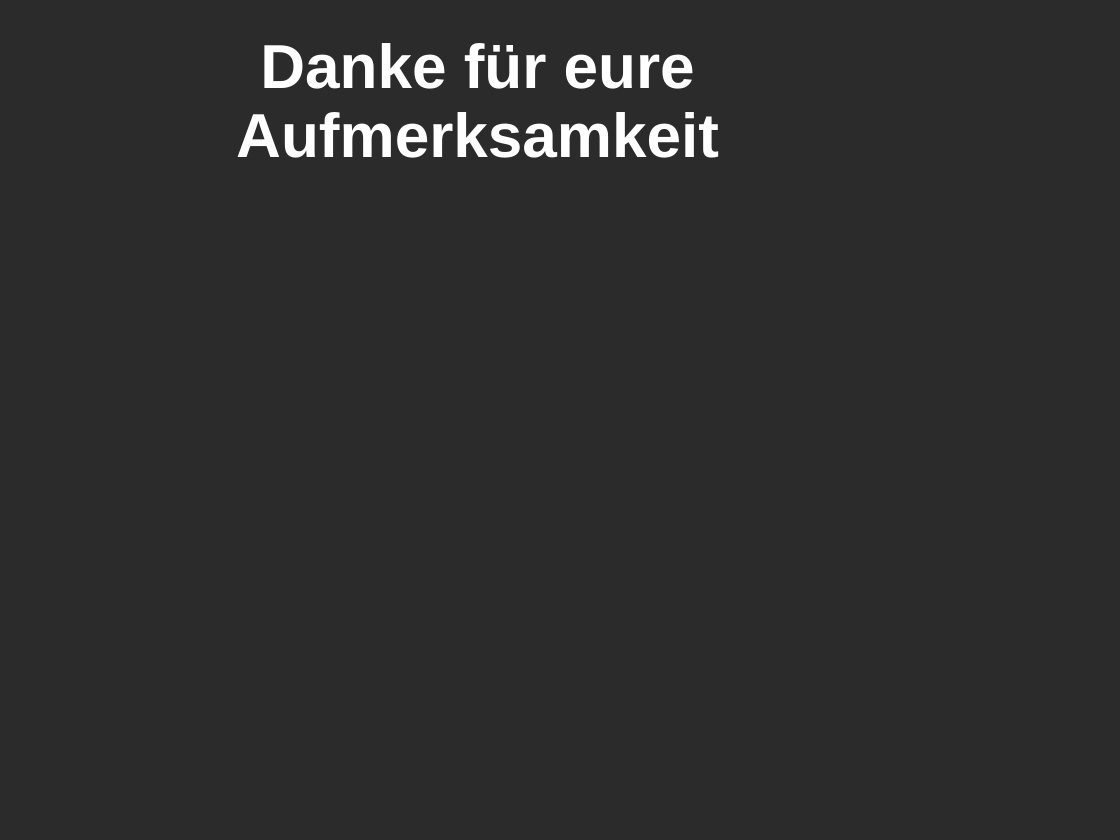
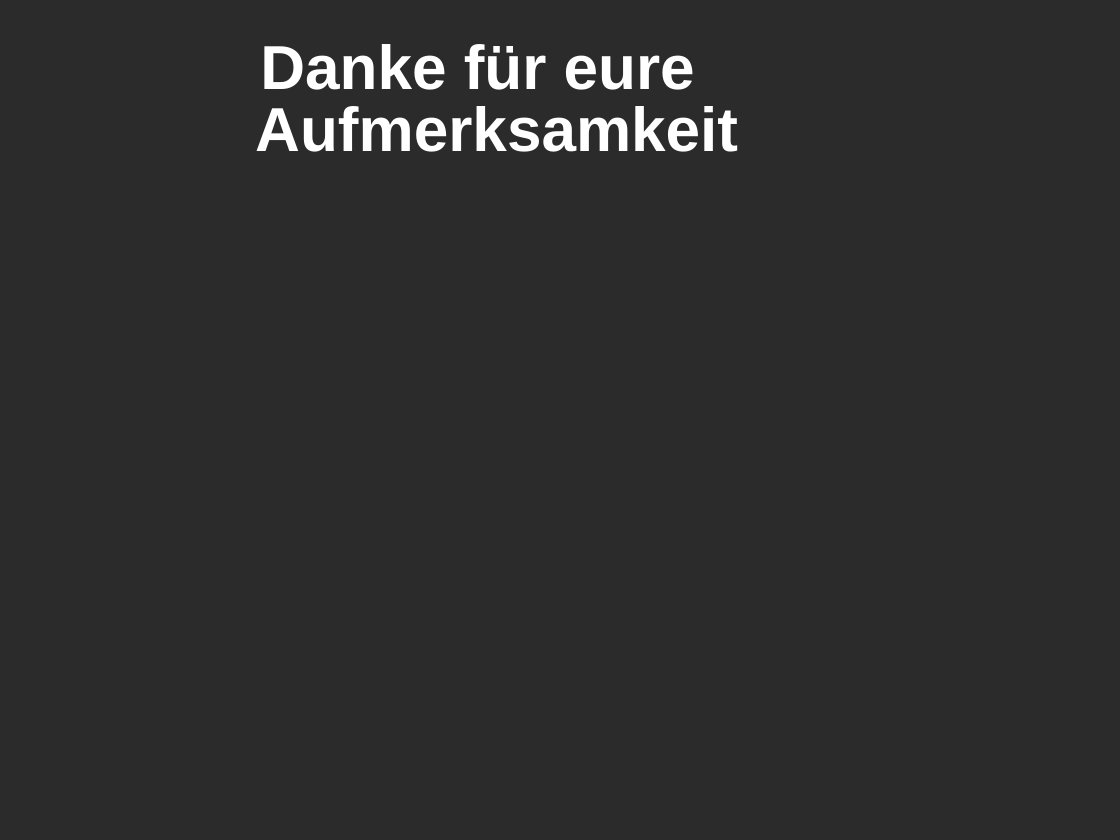
Before and after one commit to sprengmeister/IT10-t_SWE1_chess, a slide deck: slide 14 of Planung/Elaboration/elaboration.ppt. Drawn at 1120x840 pixels with LibreOffice and Linux fonts; fonts in the diff are those of the drawing; background and template pictures are left out; a plain dark background stands for a picture behind light text. Boxes give left, top, right and bottom in pixels: in the first picture for what was removed or moved away, otherwise in the second. Text is boxed around its words. In the diff, an @@ line names an element or a change of style, - is before the commit and + after.

```diff
--- a/Planung/Elaboration/elaboration.ppt
+++ b/Planung/Elaboration/elaboration.ppt
@@ text "Danke für eure Aufmerksamkeit" at <box>255,44,738,152</box>: indent changed; line spacing 0.93 to 0.83 @@
```
Also in this commit, not shown: 5 other slides changed.
